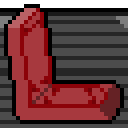
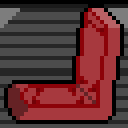
Revision of a layered 128 × 128 image; what changed, layer by layer:
painted on "Light" over [8, 0, 128, 120]
painted on "regular" over [4, 4, 124, 124]
showed "leather", painted on it over [4, 4, 124, 124]
painted on "background" over [0, 0, 128, 16]
